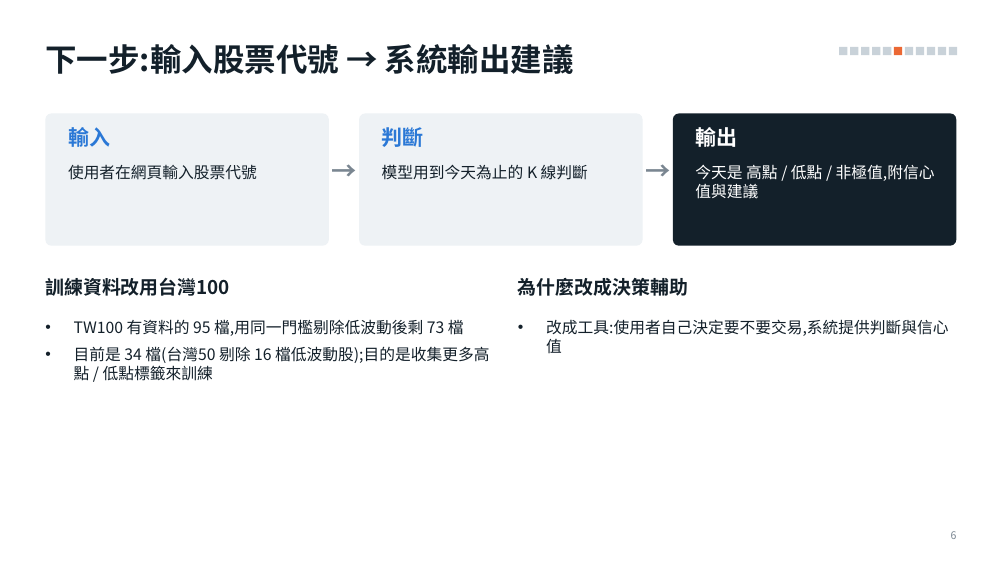
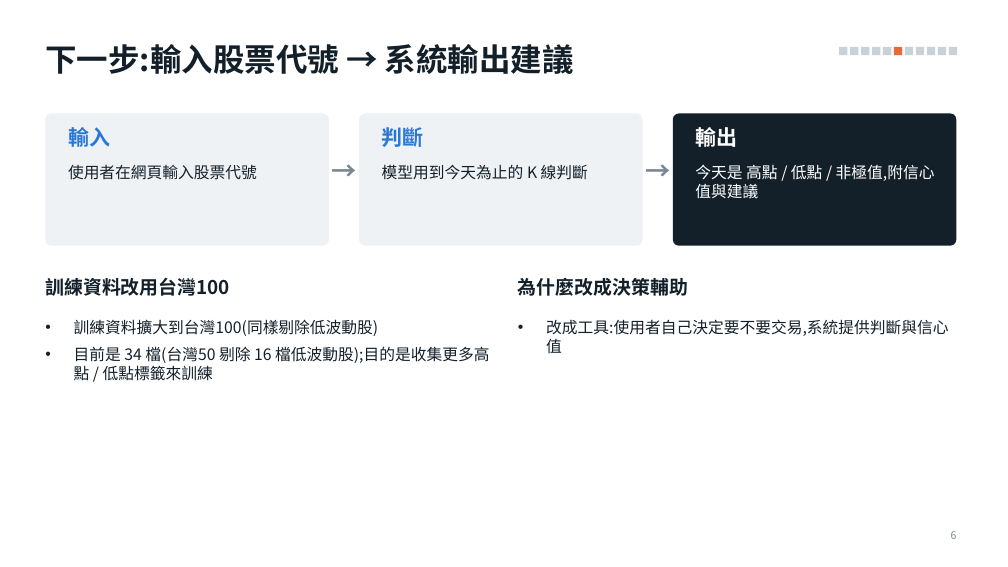
Before and after one commit to alextixu/fcukproject, a slide deck: slide 6 of method_kline_peak/report/kline_peak_report.pptx. Drawn at 1008x567 pixels with LibreOffice and Linux fonts; fonts in the diff are those of the drawing. Boxes give left, top, right and bottom in pixels: in the first picture for what was removed or moved away, otherwise in the second. Text is boxed around its words. In the diff, an @@ line names an element or a change of style, - is before the commit and + after.

```diff
--- a/method_kline_peak/report/kline_peak_report.pptx
+++ b/method_kline_peak/report/kline_peak_report.pptx
@@ text at (74,319,379,336): text changed @@
-• TW100 有資料的 95 檔,用同一門檻剔除低波動後剩 73 檔
+• 訓練資料擴大到台灣100(同樣剔除低波動股)
```
Also in this commit, not shown: 1 other file.
